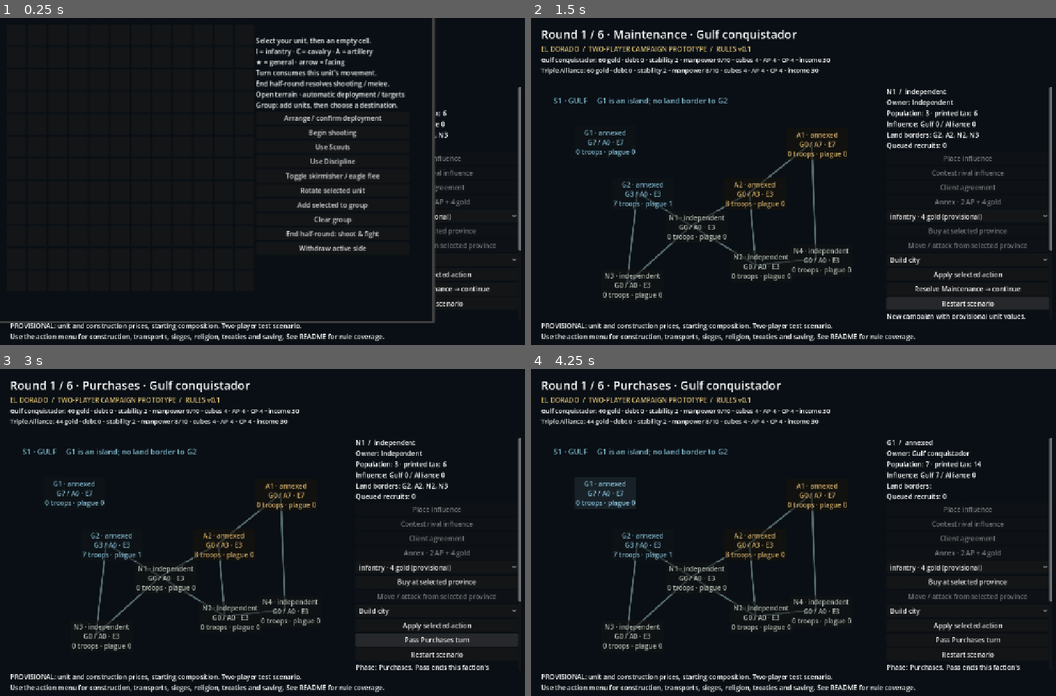
Above: before the commit, frames 1-4 (two rows, left to right).
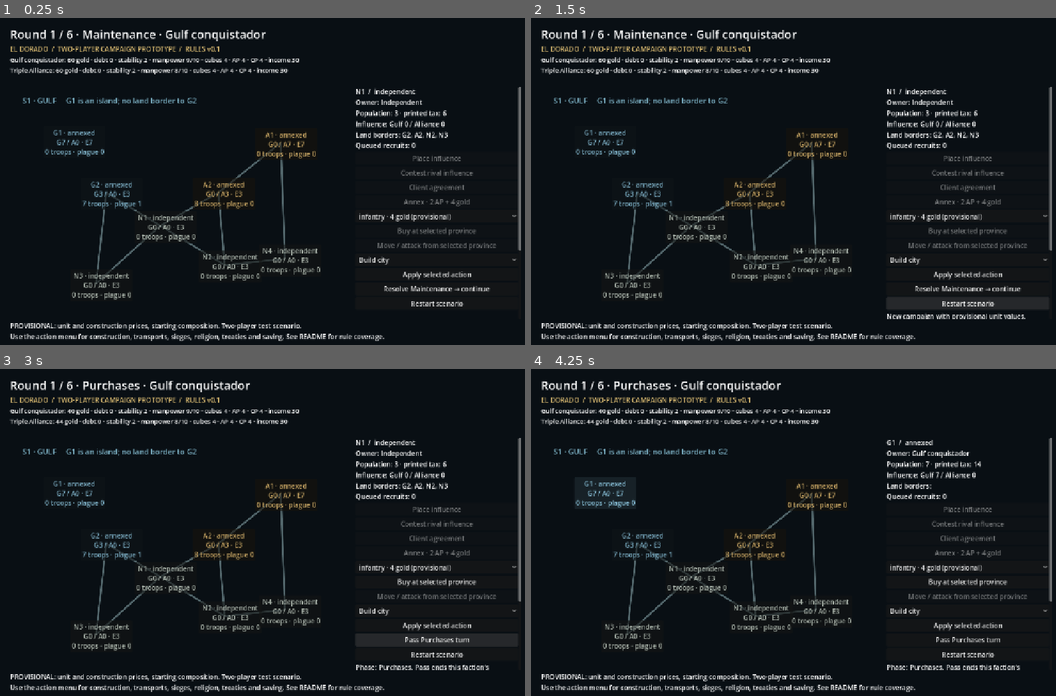
Above: after the commit, the same moments.

Repository: granlongo/El-Dorado
Game: Godot game, scene res://scenes/main.tscn
Two runs of this game, one before a commit and one after it. Both use one fixed random seed, a clock stepped at 60 frames per second and the inputs below.
Inputs:
- Up to frame 1 (0.25 s): no input
- Up to frame 2 (1.5 s): click "Restart scenario" at 0.5 s; click "Restart scenario" at 1.25 s
- Up to frame 3 (3 s): click "Restart scenario" at 2 s; click "Resolve Maintenance → continue" at 2.75 s
- Up to frame 4 (4.25 s): click "G1 · annexed G7 / A0 · E7 0 t…" at 3.5 s

The runs differ from the first frame. In frame 1, 11% of the frame differs, in the area x 0-84%, y 0-94%; in frame 2, less than 0.1%; in frame 3, less than 0.1%; in frame 4, less than 0.1%.

Commit message:
Fix tactical battle window appearing on startup

Diff:
--- a/scripts/main.gd
+++ b/scripts/main.gd
@@ -197,6 +197,7 @@
 
 func build_battle_window() -> void:
 	battle_window = Window.new()
+	battle_window.visible = false
 	battle_window.title = "El Dorado · tactical battle · provisional profiles"
 	battle_window.size = Vector2i(1040,730)
 	battle_window.unresizable = true
